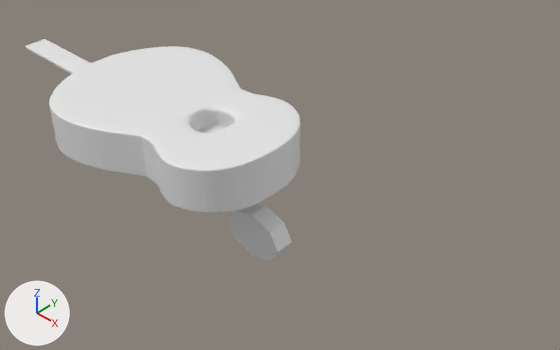
One commit to the Blender file violao.blend: the scene before it, then after it.
The view is the same before and after, from a 50 mm camera at (12.97, -10.3, 9.9) aimed at (2.28, 0.93, -0.84). Every picture has the same lights, and +X, +Y and +Z are marked at lower left. The same objects are shown in both versions, whatever each file hides. Materials are left out; every surface is plain grey.

Before the edit, the objects in view are built like this:
```python
me_cube_002 = bpy.data.meshes.new('Cube.002')
me_cube_002.from_pydata(...)  # 496 vertices, 450 faces; spans x -6.83..1.11, y 0.0..0.49, z -0.07..0.07
me_cylinder_007 = bpy.data.meshes.new('Cylinder.007')
me_cylinder_007.from_pydata(...)  # 426 vertices, 432 faces; spans x -1.49..1.27, y -0.9..1.15, z -0.26..0.26
me_cylinder_018 = bpy.data.meshes.new('Cylinder.018')
me_cylinder_018.from_pydata(...)  # an 8-sided cylinder along z spanning x 4.06..5.79, y -0.64..0.62, z -0.25..0.25
ob_cube = bpy.data.objects.new('Cube', me_cube_002)
ob_cube.location = (0.0, 0.0, 0.0)
_m = ob_cube.modifiers.new('Subsurf', 'SUBSURF')
_m.levels = 0
_m = ob_cube.modifiers.new('Mirror', 'MIRROR')
_m.use_axis = (False, True, False)
_m.use_clip = True
ob_tarracha_direita = bpy.data.objects.new('tarracha_direita', me_cylinder_018)
ob_tarracha_direita.location = (-2.47, 0.0, -1.92)
ob_tarracha_direita.rotation_euler = (1.571, 0.0, 0.0)  # degrees (90, 0, 0)
ob_violao_002 = bpy.data.objects.new('violao.002', me_cylinder_007)
ob_violao_002.location = (0.0, 0.0, 0.0)
ob_violao_002.rotation_euler = (3.142, 0.0, -0.175)  # degrees (180, 0, -10)
ob_violao_002.scale = (2.36, 2.36, 2.36)
_m = ob_violao_002.modifiers.new('Subsurf', 'SUBSURF')
_m.levels = 0
```
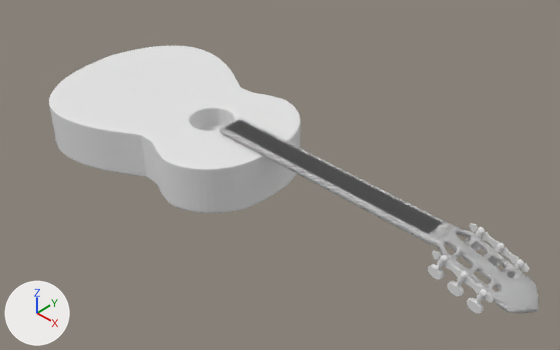
Edits to the bpy script that builds the scene:
```text
Change me_cylinder_018:
    used by ob_tarracha_direita; location = (-2.47, 0.0, -1.92); rotation_euler = (1.571, 0.0, 0.0), in degrees (90, 0, 0)
    remove me_cylinder_018.from_pydata(...)  # 16 vertices, 10 faces; spans x 4.06..5.79, y -0.64..0.62, z -0.25..0.25
    add me_cylinder_018.from_pydata(...)  # 3326 vertices, 2970 faces; spans x 9.97..11.38, y 1.88..2.77, z -0.59..0.64
    me_cylinder_018 part 3: 1663 vertices added at x 9.97..11.3, y 1.88..2.73, z 0.52..0.64
    me_cylinder_018 part 4: 1663 vertices added at x 10.05..11.38, y 1.92..2.77, z -0.59..-0.46
    me_cylinder_018 part 5: 16 vertices removed from x 4.06..5.79, y -0.64..0.62, z -0.25..0.25
Change me_cylinder_007:
    used by ob_violao_002; location = (0.0, 0.0, 0.0); rotation_euler = (3.142, 0.0, -0.175), in degrees (180, 0, -10); scale = (2.36, 2.36, 2.36)
    remove me_cylinder_007.from_pydata(...)  # 426 vertices, 432 faces; spans x -1.49..1.27, y -0.9..1.15, z -0.26..0.26
    add me_cylinder_007.from_pydata(...)  # 491 vertices, 499 faces; spans x -1.49..1.27, y -0.9..1.15, z -0.26..0.26
    me_cylinder_007 part 2: 2 vertices removed from x -1.45..0.14, y 0.06..0.27, z -0.26; 67 vertices added at x -1.47..1.24, y -0.88..1.12, z -0.26
Change me_cube_002:
    where me_cube_002.from_pydata(...)  # 496 vertices, 450 faces; spans x -6.83..1.11, y 0.0..0.49, z -0.07..0.07
    used by ob_cube; location = (0.0, 0.0, 0.0)
    me_cube_002 part 1: all 176 vertices in x -1.0..1.11, y 0.0..0.49, z -0.07..0.07 are turned 16.3 degrees about the y axis through their middle, then moved by (-0.01, 0.0, -0.25)
Add me_cube_000:
    me_cube_000.from_pydata(...)  # 496 vertices, 450 faces; spans x -6.83..1.08, y 0.0..0.49, z -0.62..0.11
Change ob_cube:
    ob_cube.location: (0.0, 0.0, 0.0) -> (8.37, 0.0, 0.68)
Add ob_cube_002:
    ob_cube_002 = bpy.data.objects.new('Cube.002', me_cube_000)
    ob_cube_002.location = (8.37, 0.0, 0.68)
    _m = ob_cube_002.modifiers.new('Subsurf', 'SUBSURF')
    _m.levels = 0
    _m = ob_cube_002.modifiers.new('Mirror', 'MIRROR')
    _m.use_axis = (False, True, False)
    _m.use_clip = True
```

What differs and where, as boxes [x1, y1, x2, y2] in the pictures (560 x 350 px; the box of a moved part takes in the faces that stretch with it):
'Cube.002', added: after [219, 118, 538, 313]
'tarracha_direita', reshaped (56% wider, 57% taller): before [227, 204, 292, 261]; after [428, 223, 530, 313]
'Cube', reshaped, moved (not visible afterwards): before [26, 39, 220, 133]
part 1 of me_cube_002, moved or reshaped (not visible afterwards): before [198, 128, 220, 133]
part 2 of me_cylinder_007, built on: before [85, 55, 195, 131]; after [49, 46, 300, 169]
part 3 of me_cylinder_018, added: after [428, 251, 493, 313]
part 4 of me_cylinder_018, added: after [465, 223, 530, 278]
part 5 of me_cylinder_018, deleted: before [227, 204, 292, 261]
